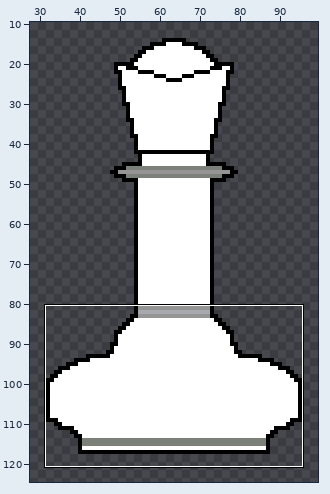
Pixel-art file: aseprite/Queen_White.aseprite. Above, an overview of the earlier version with the close-up marked.
Close-up. Before the edit:
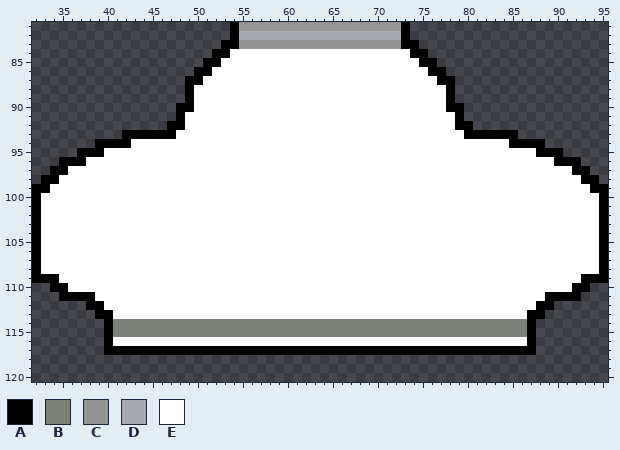
128x128 pixels, 1 frame. Shown: x 32..95, y 81..120. The wide view leaves out empty margins. The commit also changed other parts of the picture, which this record leaves out.
Palette (. is transparent): A #000000  B #7b8178  C #969595  D #a6a9ad  E #ffffff
Pixels before (only the part around the change), first column x 32:
 81 ......................ACCCCCCCCCCCCCCCCCCA......................
 82 ......................ADDDDDDDDDDDDDDDDDDA......................
 83 .....................AACCCCCCCCCCCCCCCCCCAA.....................
 84 ....................AAEEEEEEEEEEEEEEEEEEEEAA....................
 85 ...................AAEEEEEEEEEEEEEEEEEEEEEEAA...................
 86 ..................AAEEEEEEEEEEEEEEEEEEEEEEEEAA..................
 87 .................AAEEEEEEEEEEEEEEEEEEEEEEEEEEAA.................
 88 .................AEEEEEEEEEEEEEEEEEEEEEEEEEEEEA.................
 89 .................AEEEEEEEEEEEEEEEEEEEEEEEEEEEEA.................
 90 ................AAEEEEEEEEEEEEEEEEEEEEEEEEEEEEAA................
 91 ................AEEEEEEEEEEEEEEEEEEEEEEEEEEEEEEA................
 92 ...............AAEEEEEEEEEEEEEEEEEEEEEEEEEEEEEEAA...............
 93 ..........AAAAAAEEEEEEEEEEEEEEEEEEEEEEEEEEEEEEEEAAAAAA..........
 94 .......AAAAEEEEEEEEEEEEEEEEEEEEEEEEEEEEEEEEEEEEEEEEEEAAAA.......
 95 .....AAAEEEEEEEEEEEEEEEEEEEEEEEEEEEEEEEEEEEEEEEEEEEEEEEEAAA.....
 96 ...AAAEEEEEEEEEEEEEEEEEEEEEEEEEEEEEEEEEEEEEEEEEEEEEEEEEEEEAAA...
 97 ..AAEEEEEEEEEEEEEEEEEEEEEEEEEEEEEEEEEEEEEEEEEEEEEEEEEEEEEEEEAA..
 98 .AAEEEEEEEEEEEEEEEEEEEEEEEEEEEEEEEEEEEEEEEEEEEEEEEEEEEEEEEEEEAA.
 99 AAEEEEEEEEEEEEEEEEEEEEEEEEEEEEEEEEEEEEEEEEEEEEEEEEEEEEEEEEEEEEAA
100 AEEEEEEEEEEEEEEEEEEEEEEEEEEEEEEEEEEEEEEEEEEEEEEEEEEEEEEEEEEEEEEA
101 AEEEEEEEEEEEEEEEEEEEEEEEEEEEEEEEEEEEEEEEEEEEEEEEEEEEEEEEEEEEEEEA
102 AEEEEEEEEEEEEEEEEEEEEEEEEEEEEEEEEEEEEEEEEEEEEEEEEEEEEEEEEEEEEEEA
103 AEEEEEEEEEEEEEEEEEEEEEEEEEEEEEEEEEEEEEEEEEEEEEEEEEEEEEEEEEEEEEEA
104 AEEEEEEEEEEEEEEEEEEEEEEEEEEEEEEEEEEEEEEEEEEEEEEEEEEEEEEEEEEEEEEA
105 AEEEEEEEEEEEEEEEEEEEEEEEEEEEEEEEEEEEEEEEEEEEEEEEEEEEEEEEEEEEEEEA
106 AEEEEEEEEEEEEEEEEEEEEEEEEEEEEEEEEEEEEEEEEEEEEEEEEEEEEEEEEEEEEEEA
107 AEEEEEEEEEEEEEEEEEEEEEEEEEEEEEEEEEEEEEEEEEEEEEEEEEEEEEEEEEEEEEEA
108 AEEEEEEEEEEEEEEEEEEEEEEEEEEEEEEEEEEEEEEEEEEEEEEEEEEEEEEEEEEEEEEA
109 AAAEEEEEEEEEEEEEEEEEEEEEEEEEEEEEEEEEEEEEEEEEEEEEEEEEEEEEEEEEEAAA
110 ..AAEEEEEEEEEEEEEEEEEEEEEEEEEEEEEEEEEEEEEEEEEEEEEEEEEEEEEEEEAA..
111 ...AAAAEEEEEEEEEEEEEEEEEEEEEEEEEEEEEEEEEEEEEEEEEEEEEEEEEEAAAA...
112 ......AAEEEEEEEEEEEEEEEEEEEEEEEEEEEEEEEEEEEEEEEEEEEEEEEEAA......
113 .......AAEEEEEEEEEEEEEEEEEEEEEEEEEEEEEEEEEEEEEEEEEEEEEEAA.......
114 ........ABBBBBBBBBBBBBBBBBBBBBBBBBBBBBBBBBBBBBBBBBBBBBBA........
115 ........ABBBBBBBBBBBBBBBBBBBBBBBBBBBBBBBBBBBBBBBBBBBBBBA........
116 ........AEEEEEEEEEEEEEEEEEEEEEEEEEEEEEEEEEEEEEEEEEEEEEEA........
117 ........AAAAAAAAAAAAAAAAAAAAAAAAAAAAAAAAAAAAAAAAAAAAAAAA........
118 ................................................................
119 ................................................................
120 ................................................................
Now the later version:
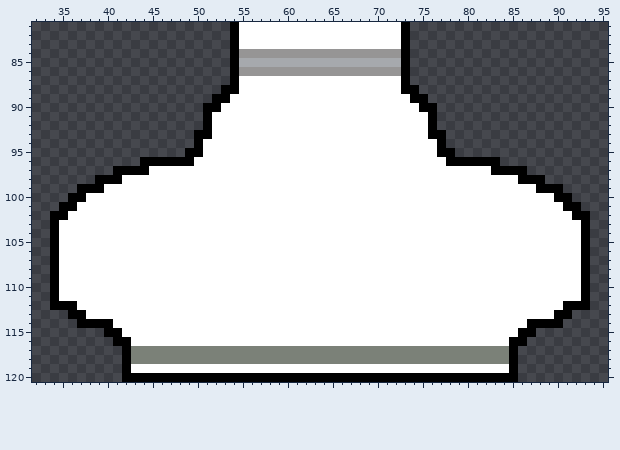
Difference:
Changed rows in their new state; - is an unchanged pixel.
first column x 32:
 81 -----------------------EEEEEEEEEEEEEEEEEE-----------------------
 82 -----------------------EEEEEEEEEEEEEEEEEE-----------------------
 83 ---------------------.-EEEEEEEEEEEEEEEEEE-.---------------------
 84 --------------------..ACCCCCCCCCCCCCCCCCCA..--------------------
 85 -------------------...ADDDDDDDDDDDDDDDDDDA...-------------------
 86 ------------------....ACCCCCCCCCCCCCCCCCCA....------------------
 87 -----------------.....A------------------A.....-----------------
 88 -----------------....AA------------------AA....-----------------
 89 -----------------...AA--------------------AA...-----------------
 90 ----------------...AA----------------------AA...----------------
 91 ----------------...A------------------------A...----------------
 92 ---------------....A------------------------A....---------------
 93 ----------........AA------------------------AA........----------
 94 -------...........A--------------------------A...........-------
 95 -----............AA--------------------------AA............-----
 96 ---.........AAAAAA----------------------------AAAAAA.........---
 97 --.......AAAA--------------------------------------AAAA.......--
 98 -......AAA--------------------------------------------AAA......-
 99 .....AAA------------------------------------------------AAA.....
100 ....AA----------------------------------------------------AA....
101 ...AA------------------------------------------------------AA...
102 ..AA--------------------------------------------------------AA..
103 ..A----------------------------------------------------------A..
104 ..A----------------------------------------------------------A..
105 ..A----------------------------------------------------------A..
106 ..A----------------------------------------------------------A..
107 ..A----------------------------------------------------------A..
108 ..A----------------------------------------------------------A..
109 ..------------------------------------------------------------..
110 ---E--------------------------------------------------------E---
111 --AEEEE--------------------------------------------------EEEEA--
112 --AAAEEE------------------------------------------------EEEAAA--
113 ----AAEEE----------------------------------------------EEEAA----
114 -----AAA-EEEEEEEEEEEEEEEEEEEEEEEEEEEEEEEEEEEEEEEEEEEEEE-AAA-----
115 ---------AEEEEEEEEEEEEEEEEEEEEEEEEEEEEEEEEEEEEEEEEEEEEA---------
116 --------.AA------------------------------------------AA.--------
117 --------..-BBBBBBBBBBBBBBBBBBBBBBBBBBBBBBBBBBBBBBBBBB-..--------
118 ----------ABBBBBBBBBBBBBBBBBBBBBBBBBBBBBBBBBBBBBBBBBBA----------
119 ----------AEEEEEEEEEEEEEEEEEEEEEEEEEEEEEEEEEEEEEEEEEEA----------
120 ----------AAAAAAAAAAAAAAAAAAAAAAAAAAAAAAAAAAAAAAAAAAAA----------
Boxes around the changes in both close-ups, in picture pixels (x1, y1, x2, y2):
changed: (32, 22, 608, 382)
